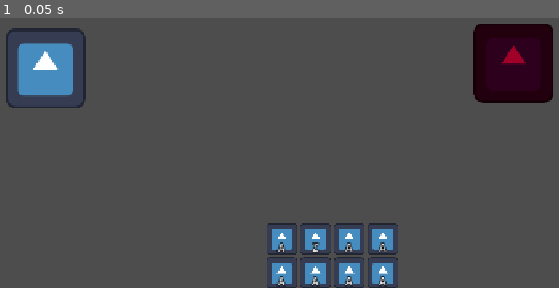
Above: before the commit, frame 1.
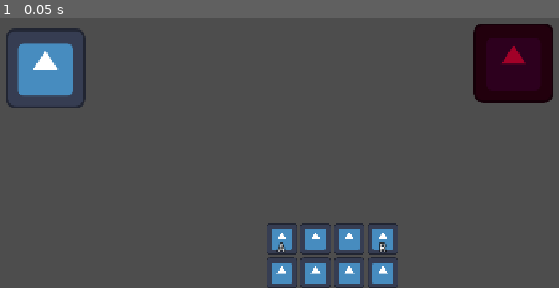
Above: after the commit, the same moment.

Repository: Phasio3/Spellrounds
Game: Godot game, scene res://scenes/testScene.tscn
Same seed, same stepped clock (60 frames per second), same inputs: the game is played once before the commit and once after it. The engine's default icon, where the game draws it, is replaced by a stand-in: a white triangle on a blue panel in a dark square.
Inputs:
- Up to frame 1 (0.05 s): no input

The runs differ from the first frame. In frame 1, 0.3% of the frame differs, in the area x 49-70%, y 82-100%.

Commit message:
V0.4
Système facilité pour l'ajout de spell et leur implémentation dans le build du joueur

Diff:
--- /dev/null
+++ b/assets/spell_indicators/fireball.svg
@@ -0,0 +1 @@
+<svg xmlns="http://www.w3.org/2000/svg" width="128" height="128"><rect width="124" height="124" x="2" y="2" fill="#363d52" stroke="#212532" stroke-width="4" rx="14"/><g fill="#fff" transform="translate(12.322 12.322)scale(.101)"><path d="M105 673v33q407 354 814 0v-33z"/><path fill="#478cbf" d="m105 673 152 14q12 1 15 14l4 67 132 10 8-61q2-11 15-15h162q13 4 15 15l8 61 132-10 4-67q3-13 15-14l152-14V427q30-39 56-81-35-59-83-108-43 20-82 47-40-37-88-64 7-51 8-102-59-28-123-42-26 43-46 89-49-7-98 0-20-46-46-89-64 14-123 42 1 51 8 102-48 27-88 64-39-27-82-47-48 49-83 108 26 42 56 81zm0 33v39c0 276 813 276 814 0v-39l-134 12-5 69q-2 10-14 13l-162 11q-12 0-16-11l-10-65H446l-10 65q-4 11-16 11l-162-11q-12-3-14-13l-5-69z"/><path d="M483 600c0 34 58 34 58 0v-86c0-34-58-34-58 0z"/><circle cx="725" cy="526" r="90"/><circle cx="299" cy="526" r="90"/></g><g fill="#414042" transform="translate(12.322 12.322)scale(.101)"><circle cx="307" cy="532" r="60"/><circle cx="717" cy="532" r="60"/></g></svg>
--- /dev/null
+++ b/data/spells.json
@@ -0,0 +1,8 @@
+[
+  {
+	"name": "Fireball",
+	"scene_path": "res://scenes/spells/fireball.tscn",
+	"indicator_texture_path": "res://assets/spell_indicators/fireball.svg",
+	"cast_func": "cast_fireball"
+  }
+]
--- a/scenes/UI/spellSlot.tscn
+++ b/scenes/UI/spellSlot.tscn
@@ -38,7 +38,6 @@
 grow_vertical = 0
 theme_override_colors/font_outline_color = Color(0, 0, 0, 1)
 theme_override_constants/outline_size = 6
-text = "A"
 horizontal_alignment = 1
 vertical_alignment = 2
 
--- a/scripts/Manager/spellBarManager.gd
+++ b/scripts/Manager/spellBarManager.gd
@@ -5,8 +5,11 @@
 func trigger_spell(index: int):
 	grid.trigger_spell(index)
 
-func set_spell(index: int, texture: Texture2D, key: String, cooldown: float):
-	grid.set_spell(index, texture, key, cooldown)
+func set_spell(spn: String, index: int, texture: Texture2D, cooldown: float):
+	grid.set_spell(spn, index, texture, cooldown)
 
 func get_cooldown_remaining(index: int) -> float:
 	return grid.get_cooldown_remaining(index)
+
+func get_spell_name(index: int):
+	return grid.get_spell_name(index)
--- a/scripts/Manager/testManager.gd
+++ b/scripts/Manager/testManager.gd
@@ -4,17 +4,16 @@
 
 func _ready():
 	var texture: Texture2D = load("res://assets/icon.svg")
-	test_set_spell(texture)
+	var spn: String = "Fireball"
+	test_set_spell(spn, texture)
 
-func test_set_spell(texture: Texture2D):
+func test_set_spell(spn: String, texture: Texture2D):
 	if spell_bar_manager:
-		var key = "A"
 		var cooldown = 5.0
 		var index = 0
-		spell_bar_manager.set_spell(index, texture, key, cooldown)
-		key = "Z"
+		spell_bar_manager.set_spell(spn, index, texture, cooldown)
 		cooldown = 10.0
-		index = 1
-		spell_bar_manager.set_spell(index, texture, key, cooldown)
+		index = 3
+		spell_bar_manager.set_spell("SnowBall", index, texture, cooldown)
 	else:
 		print("SpellBarManager non assigné !")
--- a/scripts/player.gd
+++ b/scripts/player.gd
@@ -10,6 +10,7 @@
 var spell_target_position: Vector2
 var spell_keys = ["spell_a", "spell_z", "spell_e", "spell_r", "spell_q", "spell_s", "spell_d", "spell_f"]
 
+var spells: Dictionary = {}
 var selected_spell_index: int = -1
 
 @onready var direction_line: Line2D = $DirectionLine
@@ -21,7 +22,25 @@
 func _ready():
 	target_position = global_position
 	direction_line.visible = false
+	_load_spells_from_json("res://data/spells.json")
 
+func _load_spells_from_json(path: String) -> void:
+	var file = FileAccess.open(path, FileAccess.READ)
+	if file == null:
+		push_error("Impossible d'ouvrir le fichier spells.json")
+		return
+
+	var data = JSON.parse_string(file.get_as_text())
+	if data == null:
+		push_error("Erreur de parsing du JSON")
+		return
+
+	for entry in data:
+		spells[entry["name"]] = {
+			"scene": load(entry["scene_path"]),
+			"indicator_texture": load(entry["indicator_texture_path"]),
+			"cast_func": Callable(self, entry["cast_func"])
+		}
 
 func _process(_delta):
 	var mouse_position = get_global_mouse_position()
@@ -54,6 +73,7 @@
 	# --- Confirmation du cast ---
 	if spell_bar.get_cooldown_remaining(selected_spell_index) <= 0.0:
 		if event.is_action_pressed("spell_cast") and is_holding_spell:
+			print("Spell ", spell_bar.get_spell_name(selected_spell_index), " a été lancé.")
 			cast_spell(selected_spell_index)
 			is_holding_spell = false
 			spell_indicator.visible = false
@@ -61,9 +81,17 @@
 
 
 func select_spell(index: int):
+	var spell_name = spell_bar.get_spell_name(index)
+	if (spell_name == "") or (spell_name not in spells):
+		return
+
 	selected_spell_index = index
 	is_holding_spell = true
 	spell_indicator.visible = true
+
+	# Changer le sprite de l'indicateur en fonction du spell
+	if spells[spell_name].has("indicator_texture"):
+		spell_indicator.texture = spells[spell_name]["indicator_texture"]
 
 func deselect_spell():
 	selected_spell_index = -1
@@ -72,14 +100,17 @@
 
 
 func cast_spell(index: int):
-	if index < 0:
+	var spell_name = spell_bar.get_spell_name(index)
+	if (spell_name == "") or (spell_name not in spells):
 		return
 
-	match index:
-		0:
-			cast_fireball()
-		_:
-			print("Spell non implémenté :", index)
+	var spell = spells[spell_name]
+
+	# Appel de la fonction de cast spécifique
+	if spell.has("cast_func"):
+		spell["cast_func"].call()
+	else:
+		print("Pas de fonction de cast pour :", spell.get("name", "Unknown"))
 
 	spell_bar.trigger_spell(index)
 
--- a/scripts/spellBar.gd
+++ b/scripts/spellBar.gd
@@ -4,7 +4,7 @@
 @export var spell_count : int = 8
 
 var spell_slots : Array = []
-
+var slots_key: Array = ["A","Z","E","R","Q","S","D","F"]
 
 func _ready():
 	columns = 4
@@ -15,13 +15,16 @@
 	for i in range(spell_count):
 		var slot = spell_slot_scene.instantiate()
 		add_child(slot)
+		slot.key = slots_key[i]
 		spell_slots.append(slot)
 
 
-func set_spell(index: int, texture: Texture2D, key: String, cooldown: float):
+func set_spell(spn: String, index: int, texture: Texture2D, cooldown: float):
 	if index >= 0 and index < spell_slots.size():
-		spell_slots[index].set_spell(texture, key, cooldown)
+		spell_slots[index].set_spell(spn, texture, cooldown)
 
+func get_spell_name(index: int):
+	return spell_slots[index].get_spell_name()
 
 func trigger_spell(index: int):
 	if index >= 0 and index < spell_slots.size():
--- a/scripts/spellSlot.gd
+++ b/scripts/spellSlot.gd
@@ -3,16 +3,19 @@
 @onready var icon = $Icon
 @onready var cooldown_overlay = $CooldownOverlay
 @onready var cooldown_text = $CooldownText
+@onready var key = ""
 
 var cooldown_max : float = 0.0
 var cooldown_remaining : float = 0.0
+var spell_name = ""
 
 
 func _ready():
 	custom_minimum_size = Vector2(50, 50)
 
 
-func set_spell(texture: Texture2D, key: String, cooldown: float):
+func set_spell(spn: String, texture: Texture2D, cooldown: float):
+	spell_name = spn
 	icon.texture = texture
 	$KeyLabel.text = key
 	cooldown_max = cooldown
@@ -20,6 +23,8 @@
 	cooldown_overlay.value = 0
 	cooldown_text.visible = false
 
+func get_spell_name():
+	return spell_name
 
 func trigger_cooldown():
 	cooldown_remaining = cooldown_max
Not shown, added: assets/spell_indicators/fireball.svg.import
